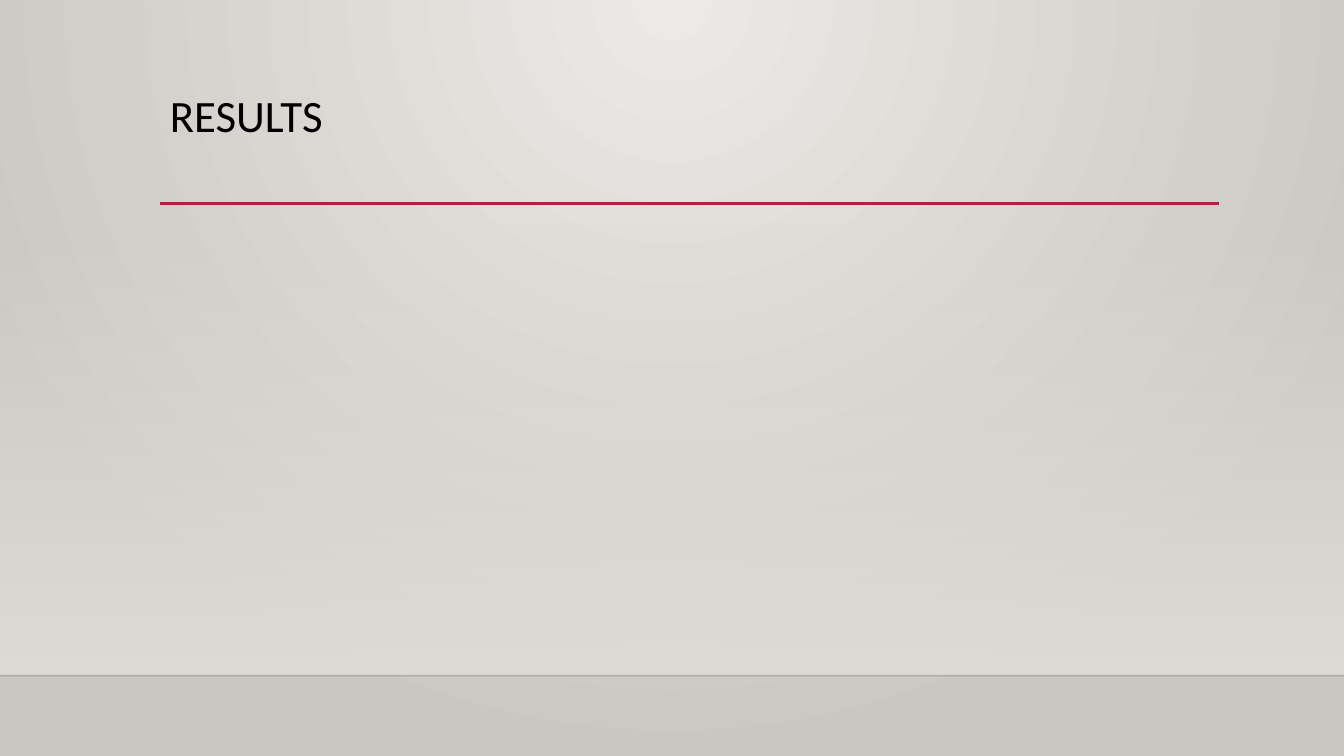
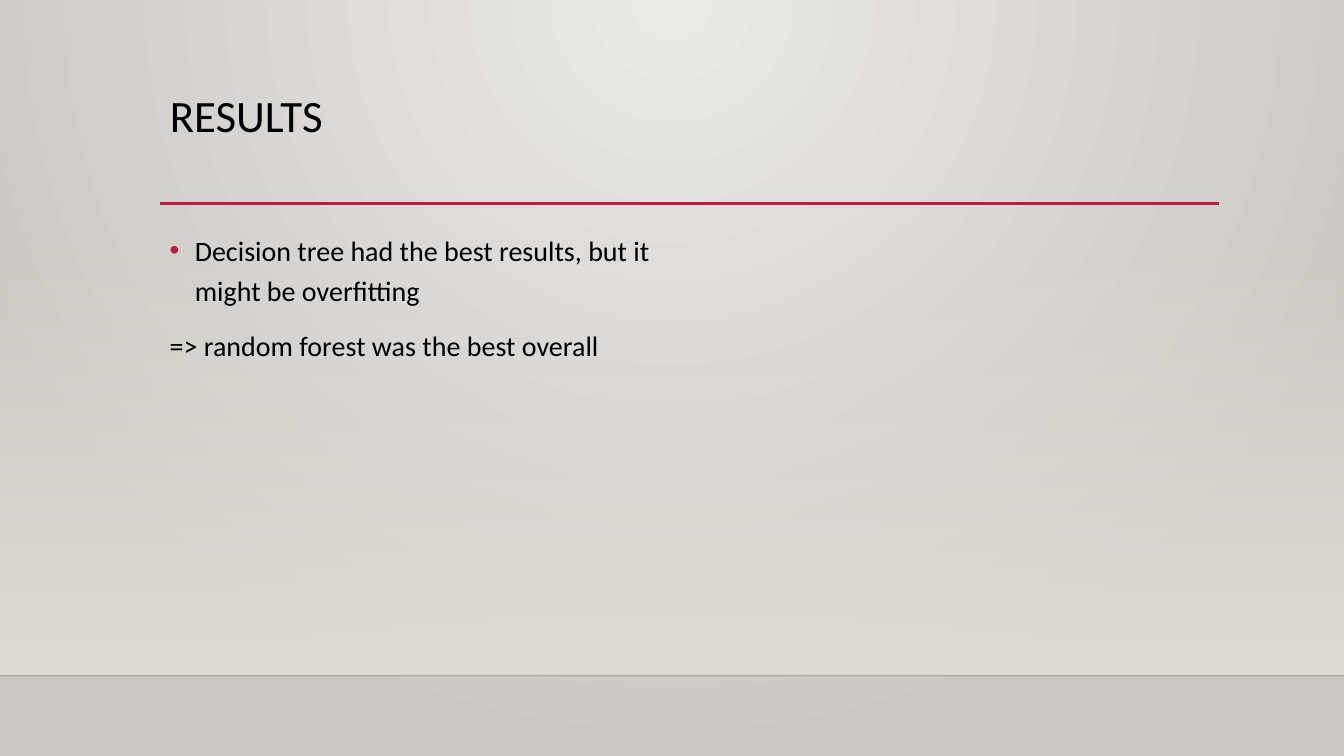
Before and after one commit to Novyfilip/Car-quality-classification, a slide deck: slide 13 of Car Evaluation Classification.pptm. Drawn at 1344x756 pixels with LibreOffice and Linux fonts; fonts in the diff are those of the drawing; background and template pictures are left out. Boxes give left, top, right and bottom in pixels: in the first picture for what was removed or moved away, otherwise in the second. Text is boxed around its words. In the diff, an @@ line names an element or a change of style, - is before the commit and + after.

```diff
--- a/Car Evaluation Classification.pptm
+++ b/Car Evaluation Classification.pptm
@@ text added at (195,241,649,356), 20 pt, text #000000 @@
+• Decision tree had the best results, but it might be overfitting
+=> random forest was the best overall
```
Also in this commit, not shown: 2 other files.
